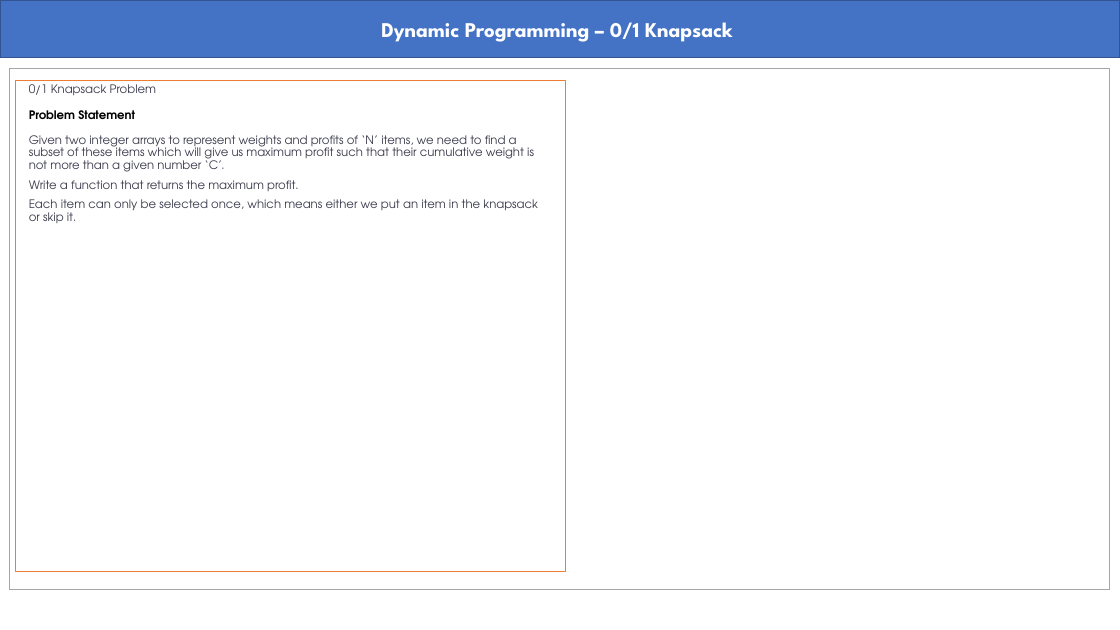
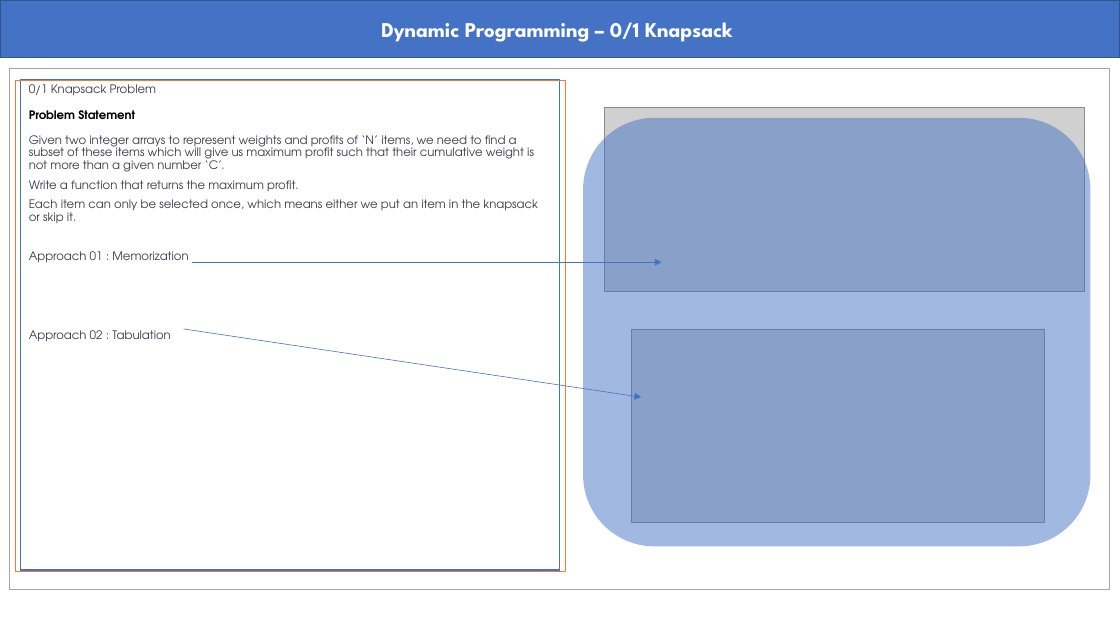
Before and after one commit to abmishra1234/4AM_Club_Coding, a slide deck: slide 4 of Dynamic_Programming/Dynamic Programming.pptx. Drawn at 1120x630 pixels with LibreOffice and Linux fonts; fonts in the diff are those of the drawing; grey boxes stand for pictures. Boxes give left, top, right and bottom in pixels: in the first picture for what was removed or moved away, otherwise in the second. Text is boxed around its words. In the diff, an @@ line names an element or a change of style, - is before the commit and + after.

```diff
--- a/Dynamic_Programming/Dynamic Programming.pptx
+++ b/Dynamic_Programming/Dynamic Programming.pptx
@@ rectangle "0/1 Knapsack Problem": place and size @@
-rectangle "0/1 Knapsack Problem" at (29, 84, 538, 223)
+rectangle "0/1 Knapsack Problem" at (20, 80, 560, 571)
@@ rectangle "0/1 Knapsack Problem" at (20, 80, 560, 571): fill none to #FFFFFF; outline none to #4472C4 1 pt @@
@@ rounded rectangle added at (583, 118, 1091, 546), fill #4472C4 at 50% opacity @@
@@ picture added at (604, 108, 1085, 292) @@
@@ text in rectangle at (29, 251, 188, 341): paragraphs added @@
+Approach 01 : Memorization
+Approach 02 : Tabulation
@@ arrow added from (192, 262) to (662, 262), #4472C4 0.5 pt @@
@@ arrow added from (184, 329) to (642, 397), #4472C4 0.5 pt @@
@@ picture added at (632, 329, 1045, 523) @@
```
Also in this commit, not shown: 2 other files.
